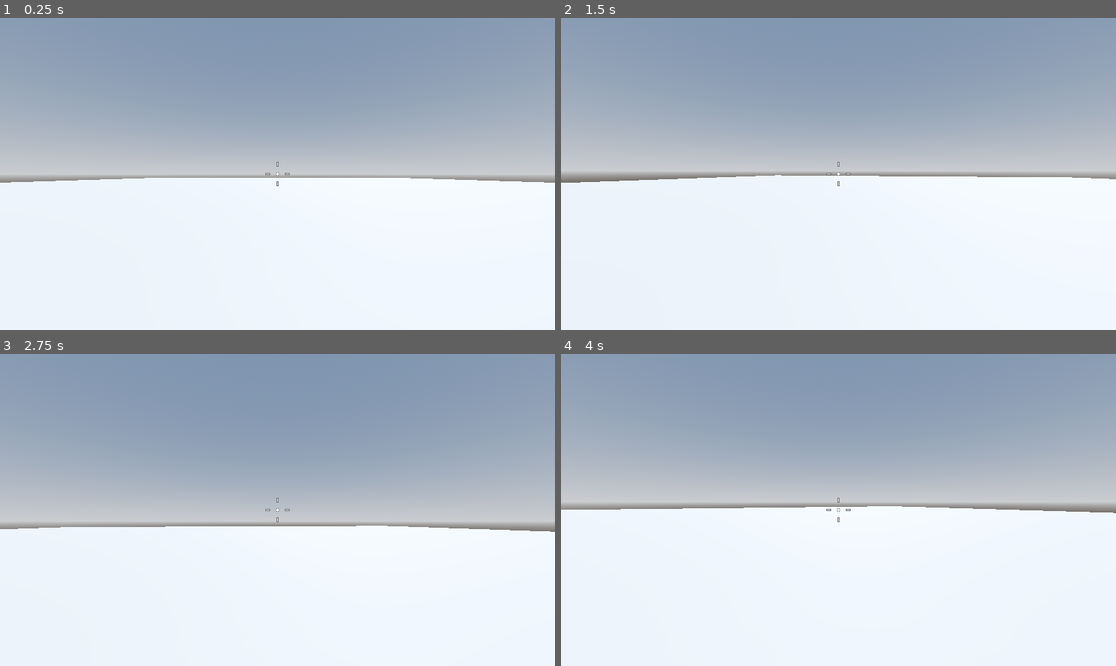
Above: before the commit, frames 1-4 (two rows, left to right).
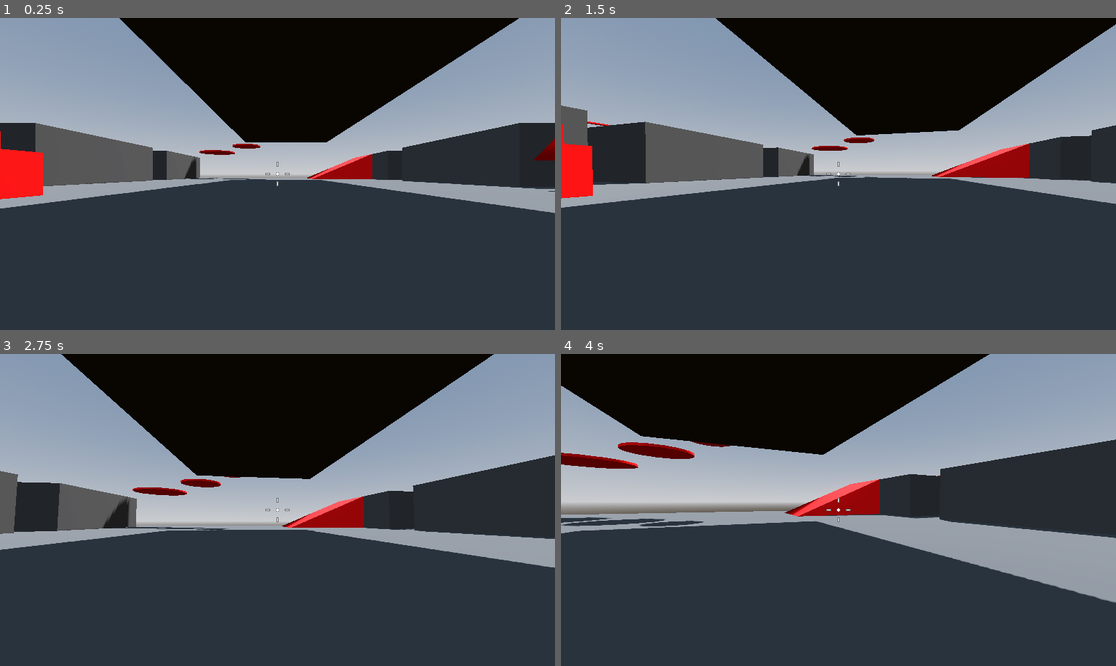
Above: after the commit, the same moments.

Repository: Tildozer/roboRampage
Game: Godot game, scene res://levels/sandbox.tscn
Same seed, same stepped clock (60 frames per second), same inputs: the game is played once before the commit and once after it.
Inputs (mouse positions are in pixels of both pictures, inside the frame that each line leads up to):
- Up to frame 1 (0.25 s): no input
- Up to frame 2 (1.5 s): tap Enter at 0.5 s; move the mouse to (866, 174) at 0.52 s; hold W (forward) from 0.53 s (still down); tap Space (jump) at 0.6, 0.77, 1.07, 1.35 s; move the mouse to (810, 174) at 1.27 s
- Up to frame 3 (2.75 s): keep holding W (forward); tap Space (jump) at 1.52, 1.82, 2.1 s; move the mouse to (288, 503) at 2.02 s
- Up to frame 4 (4 s): keep holding W (forward); move the mouse to (832, 516) at 2.77 s; tap Space (jump) at 2.85, 3.02, 3.32, 3.6, 3.77 s; move the mouse to (877, 513) at 3.52 s

The runs differ from the first frame. In frame 1, 76% of the frame differs, in the area x 0-100%, y 0-100%; in frame 2, 76%; in frame 3, 74%; in frame 4, 76%.

Commit message:
added platforms to sandbox and improved jumping

Diff:
--- /dev/null
+++ b/assets/materials/testGrey.tres
@@ -0,0 +1,4 @@
+[gd_resource type="StandardMaterial3D" format=3 uid="uid://bf0s8r5cabg4x"]
+
+[resource]
+albedo_color = Color(0.281187, 0.281187, 0.281187, 1)
--- /dev/null
+++ b/assets/materials/testRed.tres
@@ -0,0 +1,4 @@
+[gd_resource type="StandardMaterial3D" format=3 uid="uid://bcb6payh1k3ux"]
+
+[resource]
+albedo_color = Color(1, 0, 0, 1)
--- a/levels/sandbox.tscn
+++ b/levels/sandbox.tscn
@@ -1,7 +1,9 @@
-[gd_scene load_steps=3 format=3 uid="uid://dxynl35ip5ym4"]
+[gd_scene load_steps=5 format=3 uid="uid://dxynl35ip5ym4"]
 
+[ext_resource type="Material" uid="uid://bf0s8r5cabg4x" path="res://assets/materials/testGrey.tres" id="1_7he1i"]
 [ext_resource type="PackedScene" uid="uid://cgtlr4ahbgkcg" path="res://levels/enviroments/sandbox_enviroment.tscn" id="1_wfhpi"]
 [ext_resource type="PackedScene" uid="uid://c4sou82px1xdb" path="res://levels/characters/main_character.tscn" id="2_whpuv"]
+[ext_resource type="Material" uid="uid://bcb6payh1k3ux" path="res://assets/materials/testRed.tres" id="3_85hcc"]
 
 [node name="sandbox" type="Node3D"]
 
@@ -9,9 +11,142 @@
 transform = Transform3D(1, 0, 0, 0, 1, 0, 0, 0, 1, 0, -0.5, 0)
 use_collision = true
 size = Vector3(64, 1, 64)
+material = ExtResource("1_7he1i")
 
 [node name="enviroment" parent="." instance=ExtResource("1_wfhpi")]
 transform = Transform3D(1, 0, 0, 0, 1, 0, 0, 0, 1, 0, 14.3142, 0)
 
 [node name="player" parent="." instance=ExtResource("2_whpuv")]
-transform = Transform3D(1, 0, 0, 0, 1, 0, 0, 0, 1, 0, 1, 21.747)
+transform = Transform3D(1, 0, 0, 0, 1, 0, 0, 0, 1, 0, 1, 25.0497)
+
+[node name="level_objects" type="Node3D" parent="."]
+
+[node name="platfrom_stairs" type="CSGBox3D" parent="level_objects"]
+transform = Transform3D(-4.37114e-08, 0, 1, 0, 1, 0, -1, 0, -4.37114e-08, -12, 0.5, 18.5)
+use_collision = true
+size = Vector3(2, 1, 2)
+material = ExtResource("3_85hcc")
+
+[node name="stair2" type="CSGBox3D" parent="level_objects/platfrom_stairs"]
+transform = Transform3D(1, 0, 0, 0, 1, 0, 0, 0, 1, 1.98611, 0.5, 0)
+use_collision = true
+size = Vector3(2, 2, 2)
+material = ExtResource("3_85hcc")
+
+[node name="stair3" type="CSGBox3D" parent="level_objects/platfrom_stairs"]
+transform = Transform3D(1, 0, 0, 0, 1, 0, 0, 0, 1, 1, 1, -2.5)
+use_collision = true
+size = Vector3(4, 3, 3)
+material = ExtResource("3_85hcc")
+
+[node name="stair4" type="CSGBox3D" parent="level_objects/platfrom_stairs"]
+transform = Transform3D(1, 0, 0, 0, 1, 0, 0, 0, 1, 1, 1.5, -5.5)
+use_collision = true
+size = Vector3(4, 4, 3)
+material = ExtResource("3_85hcc")
+
+[node name="building" type="CSGBox3D" parent="level_objects"]
+transform = Transform3D(1, 0, 0, 0, 1, 0, 0, 0, 1, -24, 2.5, -17.356)
+use_collision = true
+size = Vector3(10, 5, 15)
+material = ExtResource("1_7he1i")
+
+[node name="building4" type="CSGBox3D" parent="level_objects"]
+transform = Transform3D(1, 0, 0, 0, 1, 0, 0, 0, 1, 24, 2.5, -17.356)
+use_collision = true
+size = Vector3(10, 5, 15)
+material = ExtResource("1_7he1i")
+
+[node name="building2" type="CSGBox3D" parent="level_objects"]
+transform = Transform3D(1, 0, 0, 0, 1, 0, 0, 0, 1, -24, 2.5, 1.611)
+use_collision = true
+size = Vector3(10, 5, 15)
+material = ExtResource("1_7he1i")
+
+[node name="building5" type="CSGBox3D" parent="level_objects"]
+transform = Transform3D(1, 0, 0, 0, 1, 0, 0, 0, 1, 24, 2.5, 1.611)
+use_collision = true
+size = Vector3(10, 5, 15)
+material = ExtResource("1_7he1i")
+
+[node name="building3" type="CSGBox3D" parent="level_objects"]
+transform = Transform3D(1, 0, 0, 0, 1, 0, 0, 0, 1, -24, 2.5, 19.825)
+use_collision = true
+size = Vector3(10, 5, 15)
+material = ExtResource("1_7he1i")
+
+[node name="building6" type="CSGBox3D" parent="level_objects"]
+transform = Transform3D(1, 0, 0, 0, 1, 0, 0, 0, 1, 24, 2.5, 19.825)
+use_collision = true
+size = Vector3(10, 5, 15)
+material = ExtResource("1_7he1i")
+
+[node name="floatingPlatform" type="CSGBox3D" parent="level_objects"]
+transform = Transform3D(1, 0, 0, 0, 1, 0, 0, 0, 1, 1.57, 7.09, 8.229)
+use_collision = true
+size = Vector3(15, 0.5, 41.5)
+material = ExtResource("1_7he1i")
+
+[node name="floatingStair" type="CSGCylinder3D" parent="level_objects"]
+transform = Transform3D(1, 0, 0, 0, 1, 0, 0, 0, 1, -14, 6, -22.5)
+use_collision = true
+radius = 4.0
+height = 0.25
+sides = 16
+material = ExtResource("3_85hcc")
+
+[node name="floatingStair2" type="CSGCylinder3D" parent="level_objects"]
+transform = Transform3D(1, 0, 0, 0, 1, 0, 0, 0, 1, -6.75, 7, -19.042)
+use_collision = true
+radius = 3.0
+height = 0.25
+sides = 16
+material = ExtResource("3_85hcc")
+
+[node name="floatingStair3" type="CSGCylinder3D" parent="level_objects"]
+transform = Transform3D(1, 0, 0, 0, 1, 0, 0, 0, 1, -1.75, 8, -16.042)
+use_collision = true
+radius = 2.0
+height = 0.25
+sides = 16
+material = ExtResource("3_85hcc")
+
+[node name="slope" type="CSGPolygon3D" parent="level_objects"]
+transform = Transform3D(3, 0, 0, 0, 3, 0, 0, 0, 3, 16, 1.85009, 27.3227)
+use_collision = true
+polygon = PackedVector2Array(0, 0, 1, 1, 1, 0)
+depth = 5.0
+smooth_faces = true
+material = ExtResource("3_85hcc")
+
+[node name="slope2" type="CSGPolygon3D" parent="level_objects"]
+transform = Transform3D(3, 0, 0, 0, 3, 0, 0, 0, 3, 7.02015, 0, -15.7944)
+use_collision = true
+polygon = PackedVector2Array(0, 0, 3.98883, 1.66998, 4, 0, 2, 0)
+depth = 3.0
+smooth_faces = true
+material = ExtResource("3_85hcc")
+
+[node name="plank" type="CSGBox3D" parent="level_objects"]
+transform = Transform3D(1, 0, 0, 0, 1, 0, 0, 0, 1, 24.1501, 5.05525, -7.74513)
+use_collision = true
+size = Vector3(0.5, 0.1, 5)
+material = ExtResource("3_85hcc")
+
+[node name="plank4" type="CSGBox3D" parent="level_objects"]
+transform = Transform3D(1, 0, 0, 0, 1, 0, 0, 0, 1, -24.15, 5.055, -7.745)
+use_collision = true
+size = Vector3(0.5, 0.1, 5)
+material = ExtResource("3_85hcc")
+
+[node name="plank2" type="CSGBox3D" parent="level_objects"]
+transform = Transform3D(1, 0, 0, 0, 1, 0, 0, 0, 1, 24.1501, 5.05525, 11.0399)
+use_collision = true
+size = Vector3(0.5, 0.1, 5)
+material = ExtResource("3_85hcc")
+
+[node name="plank3" type="CSGBox3D" parent="level_objects"]
+transform = Transform3D(1, 0, 0, 0, 1, 0, 0, 0, 1, -24.15, 5.055, 11.04)
+use_collision = true
+size = Vector3(0.5, 0.1, 5)
+material = ExtResource("3_85hcc")
--- a/scripts/player/player.gd
+++ b/scripts/player/player.gd
@@ -1,7 +1,10 @@
 extends CharacterBody3D
 
 const SPEED = 5.0
-const JUMP_VELOCITY = 4.5
+
+@export var jump_height := 1.0
+@export var fall_multiplier := 2.5
+
 var mouse_motion := Vector2.ZERO
 
 @onready var camera_pivot: Node3D = $camera_pivot
@@ -13,11 +16,14 @@
 	handleCameraRotation()
 	# Add the gravity.
 	if not is_on_floor():
-		velocity += get_gravity() * delta
+		if velocity.y >= 0:
+			velocity += get_gravity() * delta
+		else:
+			velocity.y += get_gravity().y * delta * fall_multiplier
 
 	# Handle jump.
 	if Input.is_action_just_pressed("jump") and is_on_floor():
-		velocity.y = JUMP_VELOCITY
+		velocity.y = sqrt(jump_height * 2.0 * -get_gravity().y)
 
 	# Get the input direction and handle the movement/deceleration.
 	var input_dir := Input.get_vector("left", "right", "forward", "backward")
